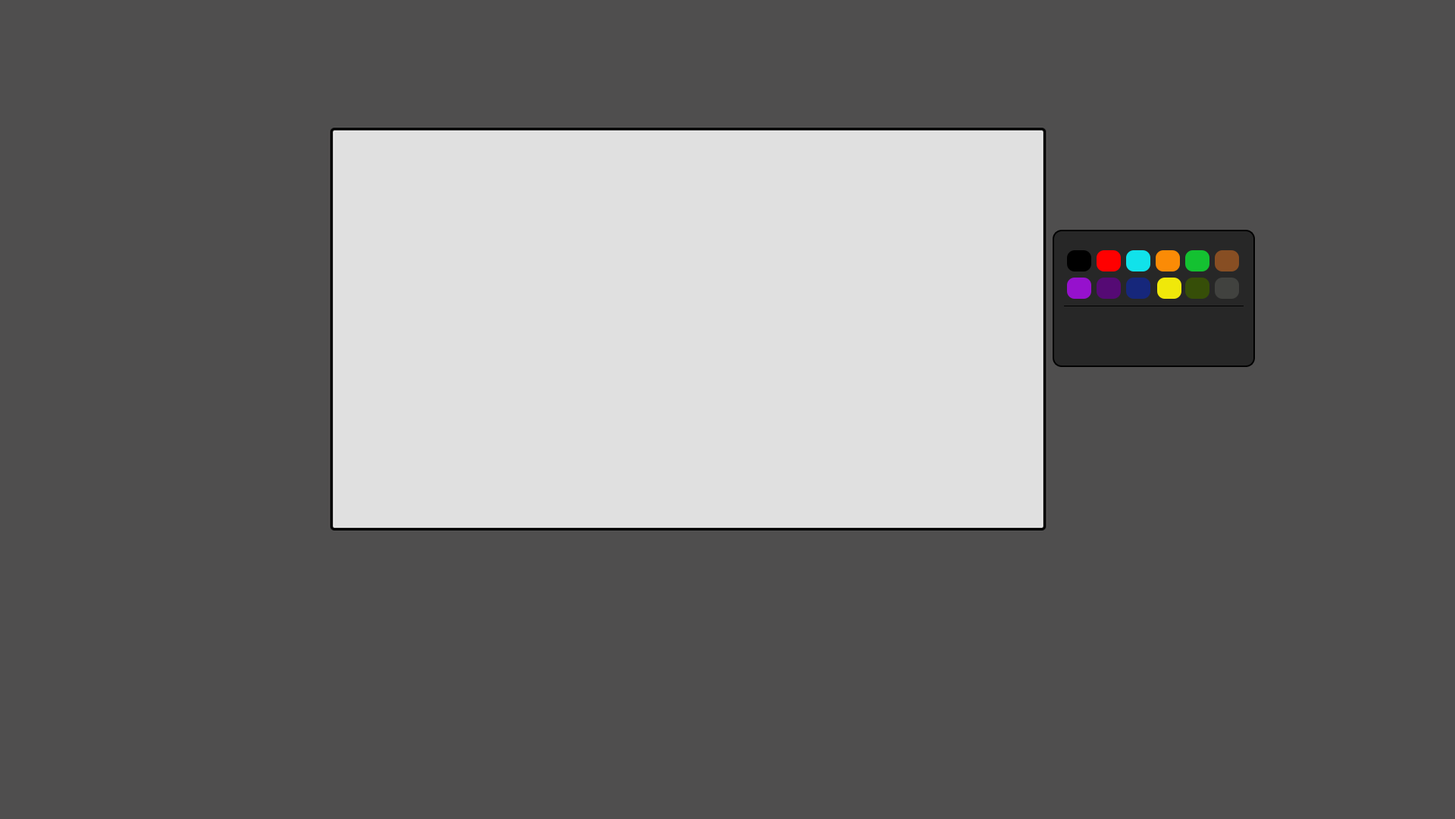
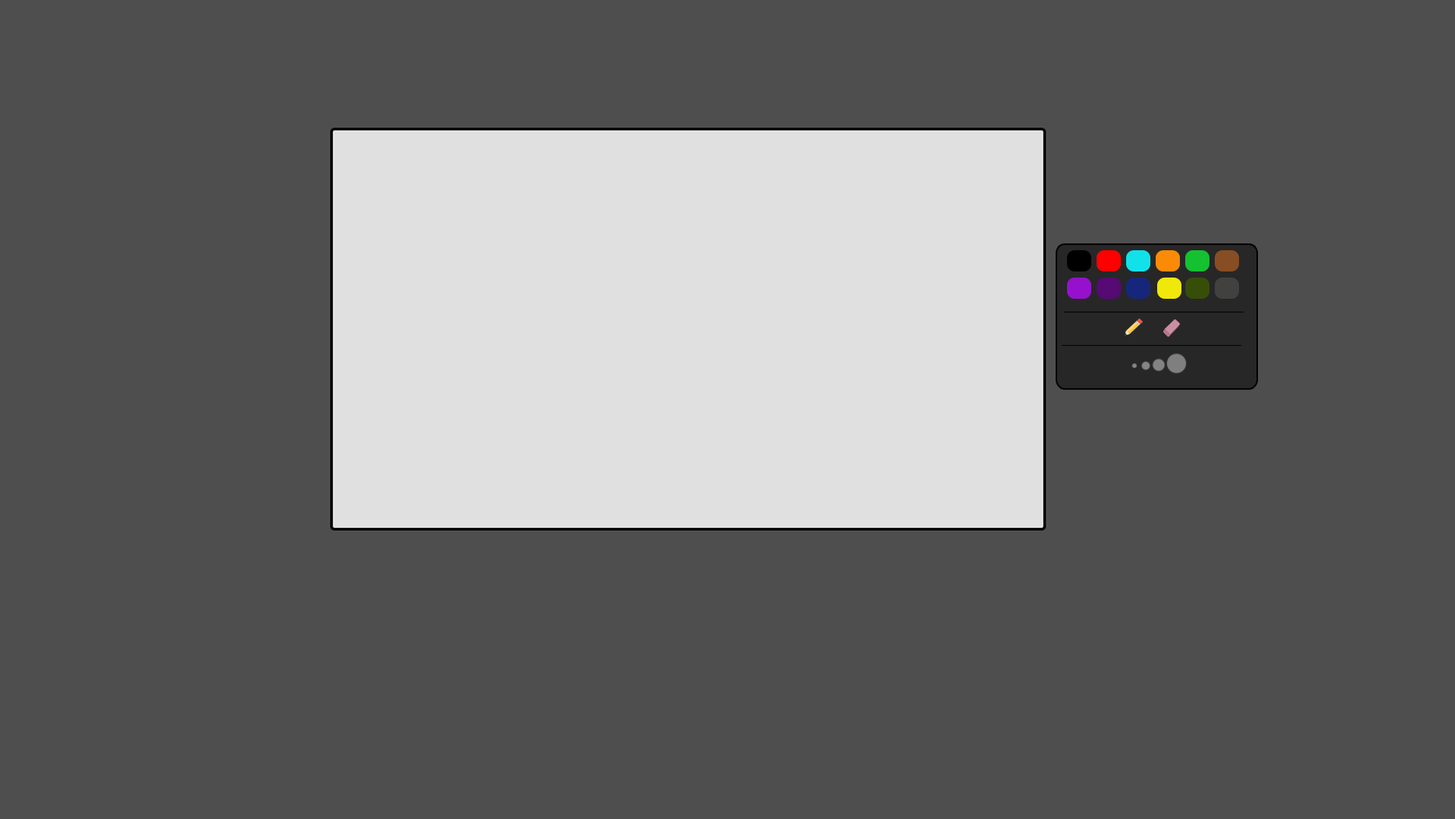
Comparing the layer stacks of the two 1455×819 images. Changes:
added layer "Forme 1" (1st of 2) above "Forme 1" over box(1061, 344, 1242, 346)
painted on "Forme 1" (2nd of 2) over box(1064, 305, 1244, 313)
added layer "eraser" above "pen" over box(1163, 319, 1181, 337)
added layer "pen" above "Rectangle arrondi 1" over box(1124, 318, 1144, 336)
painted on "Rectangle arrondi 1" over box(1054, 231, 1257, 389)
